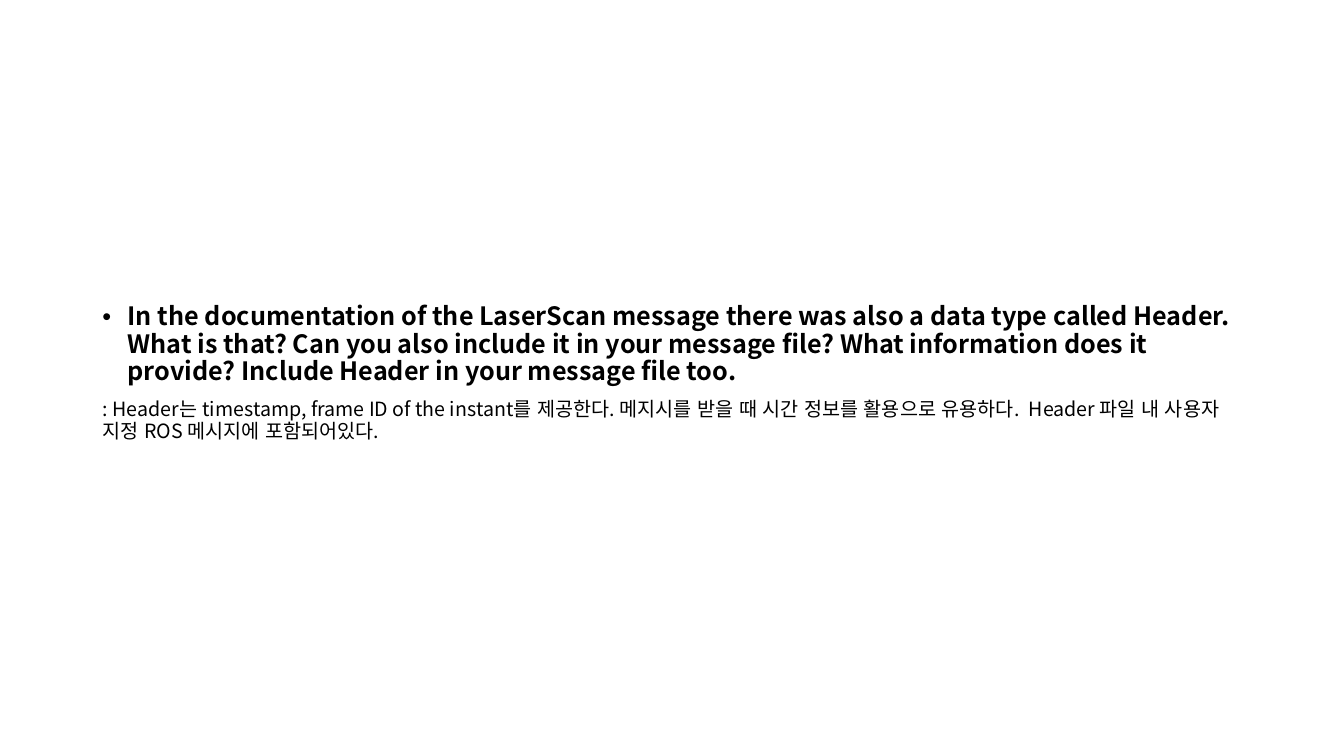
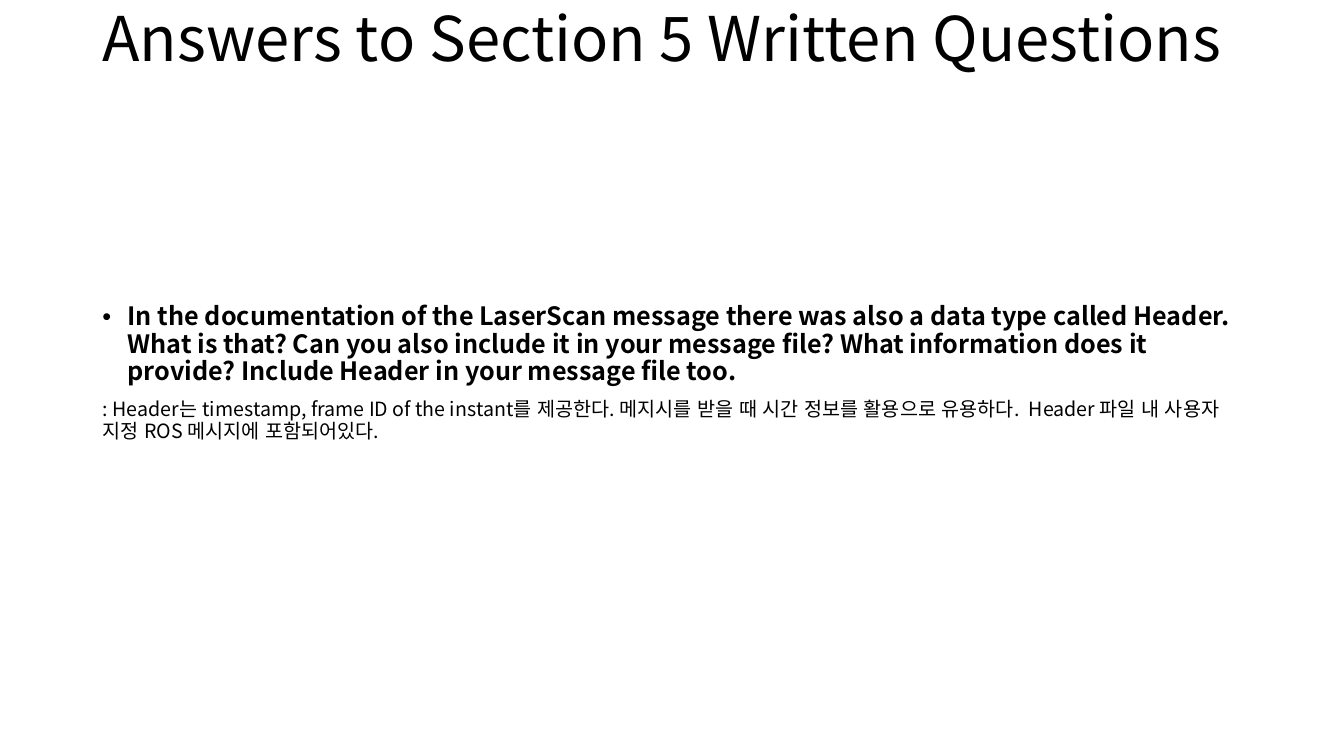
Before and after one commit to Cho-Hyeongrae/F1Tenth-courses, a slide deck: slide 6 of lab1/answer.pptx (slide 4 before the commit). Drawn at 1344x756 pixels with LibreOffice and Linux fonts; fonts in the diff are those of the drawing. Boxes give left, top, right and bottom in pixels: in the first picture for what was removed or moved away, otherwise in the second. Text is boxed around its words. In the diff, an @@ line names an element or a change of style, - is before the commit and + after.

```diff
--- a/lab1/answer.pptx
+++ b/lab1/answer.pptx
@@ title added at bbox=[102, 13, 1221, 73], 44 pt, text #000000 @@
+Answers to Section 5 Written Questions
```
Also in this commit, not shown: 2 other slides changed, 4 slides added, 1 slide removed, 9 other files.
